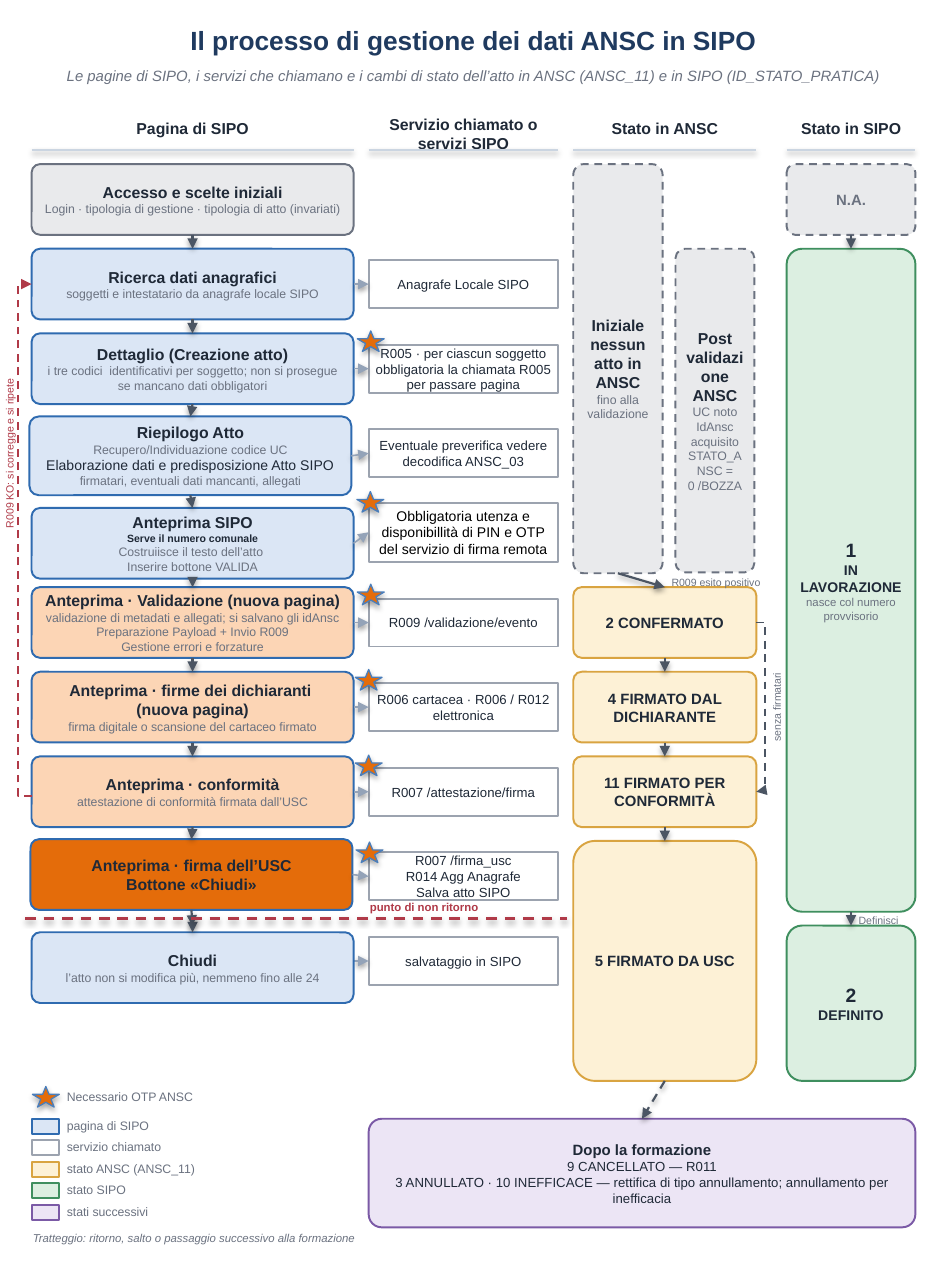
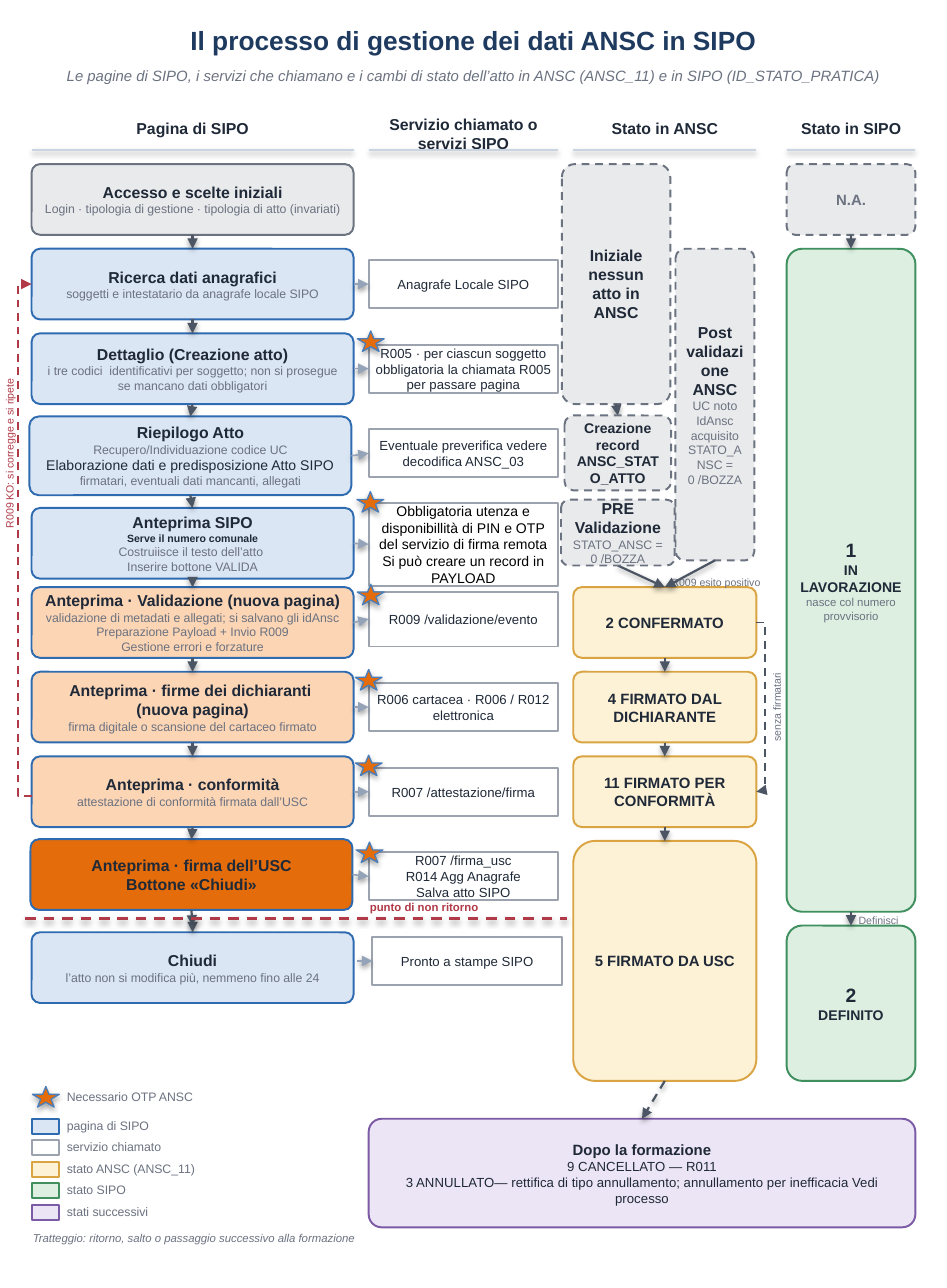
Before and after one commit to bpuccetti1802/cdr, a slide deck: slide 1 of Documenti finali/strumenti/img/workflow_ansc_sipo.pptx. Drawn at 947x1288 pixels with LibreOffice and Linux fonts; fonts in the diff are those of the drawing. Boxes give left, top, right and bottom in pixels: in the first picture for what was removed or moved away, otherwise in the second. Text is boxed around its words. In the diff, an @@ line names an element or a change of style, - is before the commit and + after.

```diff
--- a/Documenti finali/strumenti/img/workflow_ansc_sipo.pptx
+++ b/Documenti finali/strumenti/img/workflow_ansc_sipo.pptx
@@ rounded rectangle "Iniziale nessun atto in ANSC": place and size @@
-rounded rectangle "Iniziale nessun atto in ANSC" at <box>573,164,663,573</box>
+rounded rectangle "Iniziale nessun atto in ANSC" at <box>562,164,670,404</box>
@@ rounded rectangle "Post validazione ANSC": place and size @@
-rounded rectangle "Post validazione ANSC" at <box>676,249,754,572</box>
+rounded rectangle "Post validazione ANSC" at <box>676,249,754,561</box>
@@ rounded rectangle added at <box>564,415,670,490</box>, fill #E9EAEC, outline #6B7280 1.1 pt dashed, 8 pt, text #1F2937, bold @@
+Creazione record ANSC_STATO_ATTO
@@ text in rounded rectangle at <box>587,395,648,418</box>: paragraph removed @@
-fino alla validazione
@@ arrow added from (616, 404) to (617, 415), #4B5563 1.25 pt @@
@@ rectangle "Obbligatoria utenza e disponibillità di ...": place and size @@
-rectangle "Obbligatoria utenza e disponibillità di ..." at <box>369,503,558,562</box>
+rectangle "Obbligatoria utenza e disponibillità di ..." at <box>369,503,558,586</box>
@@ rounded rectangle added at <box>561,500,674,566</box>, fill #E9EAEC, outline #6B7280 1.1 pt dashed, 7 pt, text #6B7280 @@
+PRE Validazione
+STATO_ANSC = 0 /BOZZA
@@ arrow moved from (354, 543) - (369, 533) to (354, 543) - (369, 544) @@
@@ text in rectangle at <box>382,555,544,587</box>: paragraph added @@
+Si può creare un record in PAYLOAD
@@ arrow moved from (617, 573) - (664, 587) to (617, 566) - (664, 587) @@
@@ arrow added from (715, 561) to (664, 587), #4B5563 1.25 pt @@
@@ rectangle "R009 /validazione/evento": place and size @@
-rectangle "R009 /validazione/evento" at <box>369,599,558,646</box>
+rectangle "R009 /validazione/evento" at <box>369,592,558,646</box>
@@ arrow moved from (354, 622) - (369, 622) to (354, 622) - (369, 619) @@
@@ rectangle "Pronto a stampe SIPO": place and size @@
-rectangle "Pronto a stampe SIPO" at <box>369,937,558,985</box>
+rectangle "Pronto a stampe SIPO" at <box>372,937,562,985</box>
@@ text in rectangle at <box>401,957,534,969</box>: text changed @@
-salvataggio in SIPO
+Pronto a stampe SIPO
@@ arrow moved from (354, 961) - (369, 961) to (357, 961) - (372, 961) @@
@@ text in rounded rectangle at <box>406,1177,878,1206</box>: text changed @@
-3 ANNULLATO · 10 INEFFICACE — rettifica di tipo annullamento; annullamento per inefficacia
+3 ANNULLATO— rettifica di tipo annullamento; annullamento per inefficacia Vedi processo
```
Also in this commit, not shown: 26 other files.
